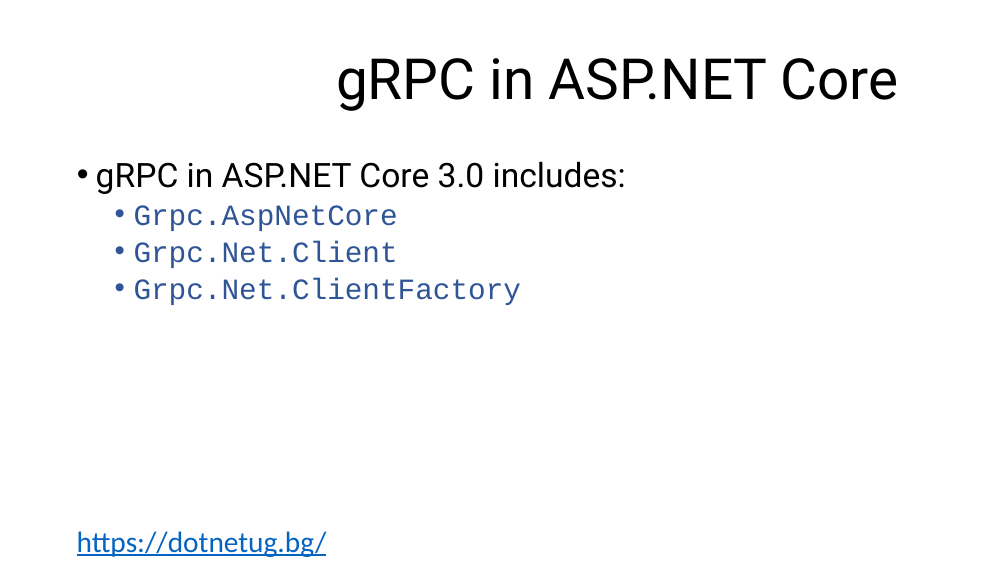
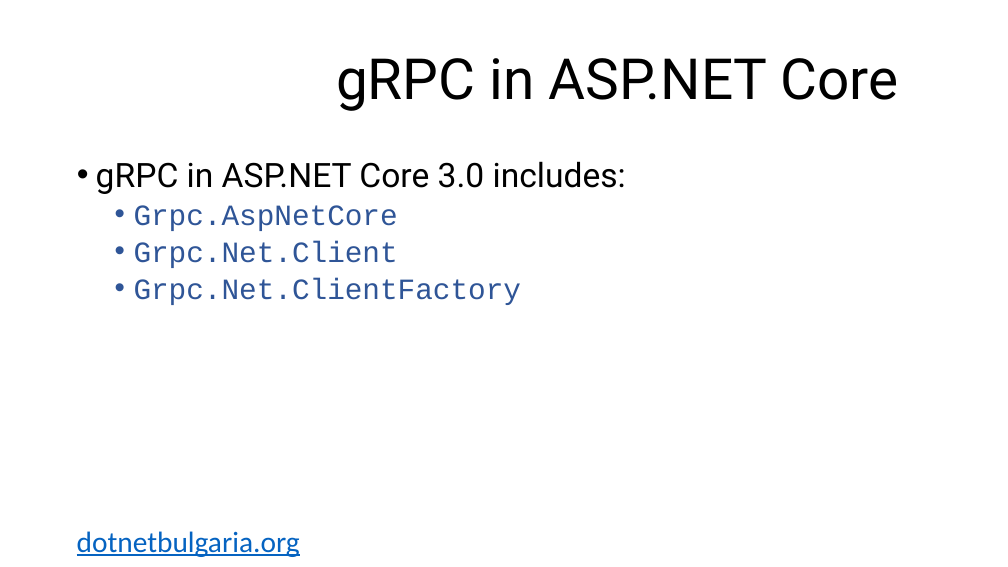
Before and after one commit to Dermendzhiev/presentations, a slide deck: slide 12 of 2020 Feb - Boost your APIs using ASP.NET Core 3/slides.pptx. Drawn at 1008x567 pixels with LibreOffice and Linux fonts; fonts in the diff are those of the drawing; background and template pictures are left out. Boxes give left, top, right and bottom in pixels: in the first picture for what was removed or moved away, otherwise in the second. Text is boxed around its words. In the diff, an @@ line names an element or a change of style, - is before the commit and + after.

```diff
--- a/2020 Feb - Boost your APIs using ASP.NET Core 3/slides.pptx
+++ b/2020 Feb - Boost your APIs using ASP.NET Core 3/slides.pptx
@@ text at [77, 531, 300, 557]: text changed @@
-https://dotnetug.bg/
+dotnetbulgaria.org
```
Also in this commit, not shown: 31 other slides changed.
